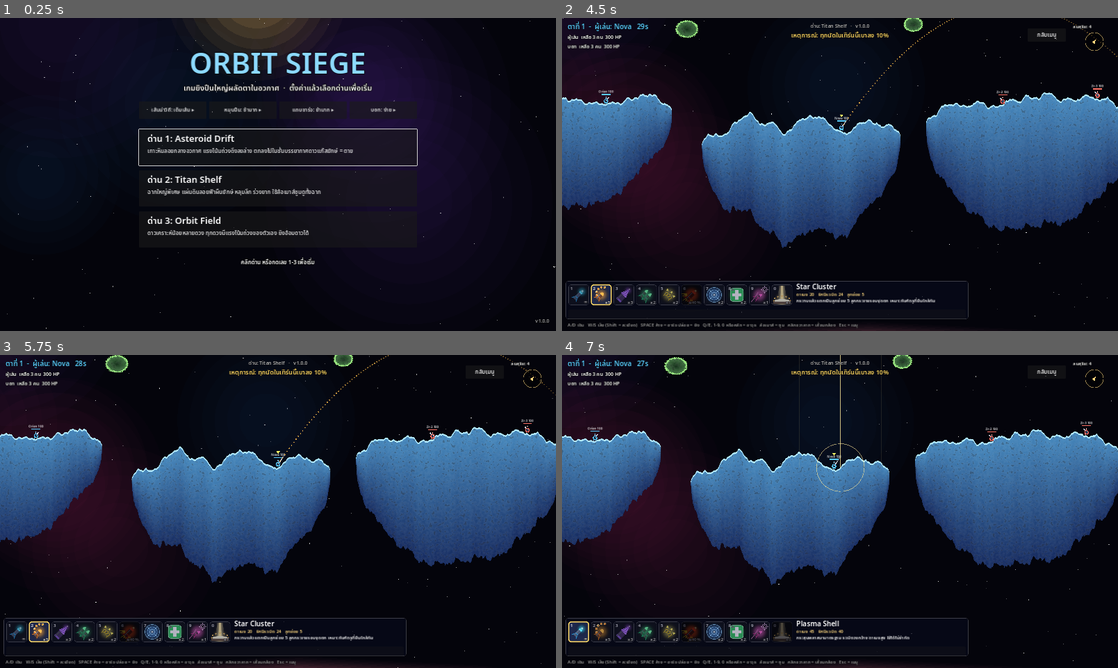
Above: before the commit, frames 1-4 (two rows, left to right).
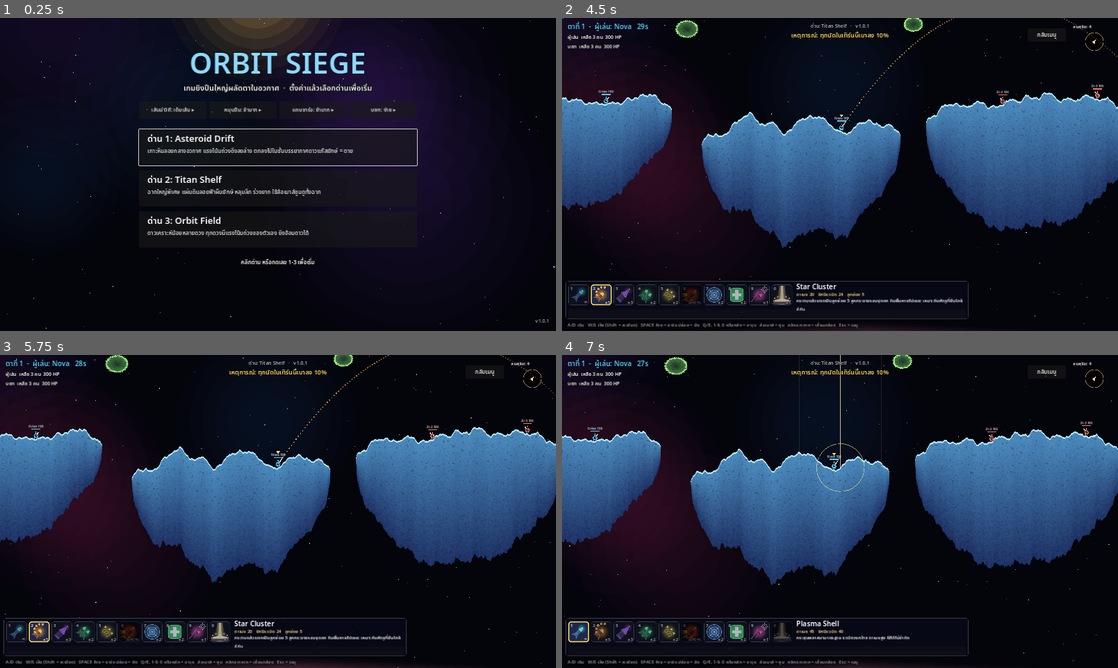
Above: after the commit, the same moments.

Repository: Pid924/OrbitSiege
Game: Godot game, scene res://scenes/menu.tscn
Same seed, same stepped clock (60 frames per second), same inputs: the game is played once before the commit and once after it.
Inputs (mouse positions are in pixels of both pictures, inside the frame that each line leads up to):
- Up to frame 1 (0.25 s): no input
- Up to frame 2 (4.5 s): click "ด่าน 1: Asteroid Drift" at 0.5 s; tap Enter at 1.25 s; move the mouse to (962, 158) at 1.27 s; hold D 1.28-2 s; hold Shift 1.28-2 s; click (962, 158) at 1.42 s; tap Space at 1.52 s; click "กลับเมนู" at 2 s; click "ด่าน 2: Titan Shelf" at 2.75 s; drag from (728, 190) to (812, 237) at 3.52 s; move the mouse to (895, 105) at 4.27 s; hold D from 4.28 s (still down); tap E at 4.35 s
- Up to frame 3 (5.75 s): release D at 5 s; drag from (250, 574) to (111, 464) at 5.02 s
- Up to frame 4 (7 s): move the mouse to (1006, 558) at 5.77 s; hold A 5.78-6.5 s; tap 0 at 5.85 s; tap Space at 6.02 s; drag from (673, 464) to (756, 433) at 6.52 s

The runs differ from the first frame. In frame 1, less than 0.1% of the frame differs, in the area x 98-99%, y 96-98%; in frame 2, 0.1%, in the area x 42-73%, y 2-94%; in frame 3, 0.1%; in frame 4, less than 0.1%.

Commit message:
1.0.1: weapon balance and Nano Mender boost
- Twin Strike 28 -> 40 damage per shot, Trident 26 -> 35 per shell
- Star Cluster and bomblets carve bigger craters (separate carve radius)
- Nano Mender also gives the team's next shot +50% damage
- Rebuild web export

Co-Authored-By: Claude Opus 5.5 <noreply@anthropic.com>
Claude-Session: https://claude.ai/code/session_01Lo9zaQgDYn7BjieRUw61Dn

Diff:
--- a/project.godot
+++ b/project.godot
@@ -5,7 +5,7 @@
 
 config/name="Orbit Siege"
 config/description="Turn-based space artillery prototype."
-config/version="1.0.0"
+config/version="1.0.1"
 run/main_scene="res://scenes/menu.tscn"
 config/features=PackedStringArray("4.2", "GL Compatibility")
 
--- a/scripts/game/game_settings.gd
+++ b/scripts/game/game_settings.gd
@@ -24,7 +24,7 @@
 
 ## How much of the predicted flight path the human player sees, in seconds of flight.
 const GUIDE_OPTIONS := [["ปิด", 0.0], ["สั้น", 0.35], ["กลาง", 0.9], ["ยาว", 2.0], ["เต็มเส้น", 12.0]]
-const VERSION := "1.0.0"
+const VERSION := "1.0.1"
 
 ## [label, seconds to fill the charge bar] for the human player.
 const CHARGE_OPTIONS := [["ช้ามาก", 5.0], ["ช้า", 3.6], ["ปกติ", 2.6], ["เร็ว", 1.6]]
--- a/scripts/game/match.gd
+++ b/scripts/game/match.gd
@@ -73,6 +73,7 @@
 var crates: Array = []
 var turns_since_drop := 0
 var turn_event := ""  # id from EVENTS, or "" for a normal turn
+var team_boost := [0.0, 0.0]  # extra damage for the team's next shot, from Nano Mender
 var shot_dmg_mult := 1.0
 var shot_radius_mult := 1.0
 var pending_strikes: Array = []  # {"pos", "axis", "weapon", "time"} for sky beams on their way down
@@ -328,6 +329,9 @@
 		shot_dmg_mult *= 1.1
 	elif turn_event == "dmg_down":
 		shot_dmg_mult *= 0.9
+	if team_boost[current_team] > 0.0 and not w.has("boost"):
+		shot_dmg_mult *= 1.0 + team_boost[current_team]
+		team_boost[current_team] = 0.0
 	shot_radius_mult = 1.1 if turn_event == "blast_up" else 1.0
 	_launch(last_shot)
 	# Special weapons are one-off picks: the next turn starts back on weapon 1.
@@ -469,7 +473,10 @@
 	var radius: float = w.radius * shot_radius_mult
 	var shooter_team: int = current_team
 	if radius > 0.0:
-		terrain.carve(pos, radius)
+		terrain.carve(pos, w.get("carve", w.radius) * shot_radius_mult)
+	if w.has("boost"):
+		team_boost[shooter_team] = w.boost
+		_float_text(pos + Vector2(0, -60), "นัดถัดไปแรงขึ้น %d%%" % int(w.boost * 100), Color(0.5, 1.0, 0.6))
 	var reach: float = maxf(radius * 1.5, w.get("heal_radius", 0.0))
 	for u in units:
 		if not u.alive:
--- a/scripts/sim/weapons.gd
+++ b/scripts/sim/weapons.gd
@@ -7,6 +7,8 @@
 ##   hp_ratio_max only usable while the shooter's HP is at or below this ratio
 ##   root_radius  enemies inside cannot walk on their next turn
 ##   heal, heal_radius  heals teammates in range; no crater
+##   boost        the team's next shot (any weapon) deals this much more damage
+##   carve        crater radius when it differs from the damage radius
 ##   drill_time   keeps boring through the ground before detonating
 ##   homing       after homing_delay, locks on the nearest enemy and steers at turn_rate (rad/s)
 ##   strike_width marks a spot; a beam from the sky then hits a strip this wide (each side)
@@ -20,9 +22,9 @@
 		"desc": "กระสุนพลาสมามาตรฐาน ระเบิดวงกว้าง ดาเมจสูง ใช้ได้ไม่จำกัด",
 	},
 	"cluster": {
-		"name": "Star Cluster", "radius": 24.0, "damage": 20.0, "ammo": 5,
+		"name": "Star Cluster", "radius": 24.0, "carve": 38.0, "damage": 20.0, "ammo": 5,
 		"color": Color(1.0, 0.75, 0.3), "bomblets": 5, "icon": "res://assets/weapons/cluster.png",
-		"desc": "กระทบแล้วแตกเป็นลูกย่อย 5 ลูกกระจายรอบจุดตก เหมาะกับศัตรูที่ยืนใกล้กัน",
+		"desc": "กระทบแล้วแตกเป็นลูกย่อย 5 ลูกกระจายรอบจุดตก กินพื้นหายไปเยอะ เหมาะกับศัตรูที่ยืนใกล้กัน",
 	},
 	"driller": {
 		"name": "Void Driller", "radius": 34.0, "damage": 40.0, "ammo": 3,
@@ -30,12 +32,12 @@
 		"desc": "เจาะทะลุพื้นลึกเข้าไปเกือบวินาทีแล้วค่อยระเบิด ขุดถึงศัตรูที่หลบหลังกำบัง",
 	},
 	"double": {
-		"name": "Twin Strike", "radius": 30.0, "damage": 28.0, "ammo": 2, "shots": 2,
+		"name": "Twin Strike", "radius": 30.0, "damage": 40.0, "ammo": 2, "shots": 2,
 		"color": Color(0.5, 1.0, 0.7), "icon": "res://assets/weapons/double.png",
 		"desc": "ยิงได้ 2 ครั้งในตาเดียว ด้วยมุมและแรงเดิม นัดที่สองซ้ำจุดเดิมให้หลุมลึกขึ้น",
 	},
 	"triple": {
-		"name": "Trident", "radius": 26.0, "damage": 26.0, "ammo": 2, "spread": 3, "spread_deg": 6.0,
+		"name": "Trident", "radius": 26.0, "damage": 35.0, "ammo": 2, "spread": 3, "spread_deg": 6.0,
 		"color": Color(1.0, 0.95, 0.45), "icon": "res://assets/weapons/triple.png",
 		"desc": "ยิงออกเป็น 3 นัดพร้อมกันแบบพัด กระจายโดนศัตรูได้ถึง 3 ตัว",
 	},
@@ -50,9 +52,9 @@
 		"desc": "ปล่อยตาข่ายพลังงานวงกว้าง ศัตรูในวงจะเดินและหมุนปืนไม่ได้ในตาถัดไปของตัวเอง",
 	},
 	"mender": {
-		"name": "Nano Mender", "radius": 0.0, "damage": 10.0, "ammo": 2, "heal": 25, "heal_radius": 130.0,
+		"name": "Nano Mender", "radius": 0.0, "damage": 10.0, "ammo": 2, "heal": 25, "heal_radius": 130.0, "boost": 0.5,
 		"color": Color(0.4, 1.0, 0.5), "icon": "res://assets/weapons/mender.png",
-		"desc": "ยิงใส่กลุ่มเพื่อนเพื่อฮีล 25 HP ให้ทุกคนในวง ศัตรูที่อยู่ในวงโดนดาเมจเล็กน้อย",
+		"desc": "ฮีล 25 HP ให้เพื่อนทุกคนในวง และนัดถัดไปของทีม (อาวุธใดก็ได้) แรงขึ้น 50%",
 	},
 	"seeker": {
 		"name": "Hunter Seeker", "radius": 34.0, "damage": 50.0, "ammo": 1,
@@ -68,7 +70,7 @@
 	},
 	# Spawned by the cluster shell, not selectable.
 	"bomblet": {
-		"name": "Bomblet", "radius": 20.0, "damage": 14.0,
+		"name": "Bomblet", "radius": 20.0, "carve": 32.0, "damage": 14.0,
 		"color": Color(1.0, 0.55, 0.2),
 	},
 }
--- a/scripts/ui/hud.gd
+++ b/scripts/ui/hud.gd
@@ -208,6 +208,8 @@
 			if unit.team == team:
 				hp += unit.hp
 		var line := "%s  เหลือ %d คน  %d HP" % [game.TEAM_NAMES[team], game.alive_count(team), hp]
+		if game.team_boost[team] > 0.0:
+			line += "   ⚡ นัดถัดไปแรงขึ้น %d%%" % int(game.team_boost[team] * 100)
 		lines.append(line)
 	teams_label.text = "\n".join(lines)
 	wind_gauge.wind = game.physics.wind
Not shown, changed: CHANGELOG.md
Not shown, changed: docs/index.pck
